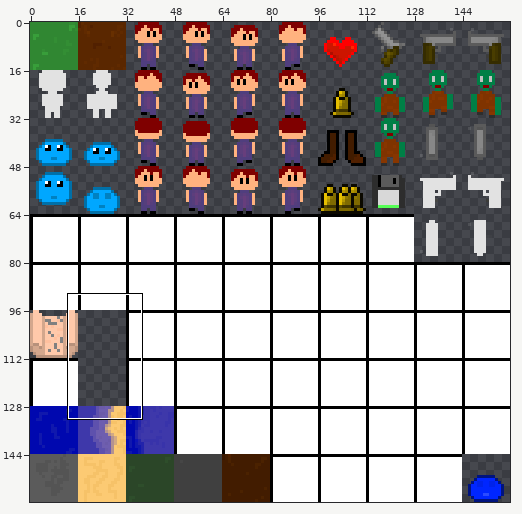
Edited in one commit: sprite sheet (out/production/Dont_Waste_Your_Ammo/spritesheet.png). Above: a wide view before the commit, with the close-up outlined.
Close-up. First the earlier version:
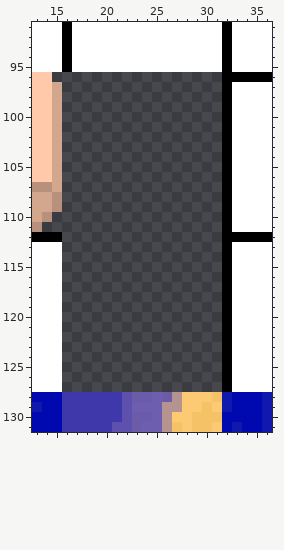
The file is 160x160 pixels. Pixels under 10% opacity are left out. Colours within 5 levels of each other are drawn and written as one. Shown: x 13..36, y 91..131. The commit also changed other parts of the picture, which this record leaves out.
After the commit:
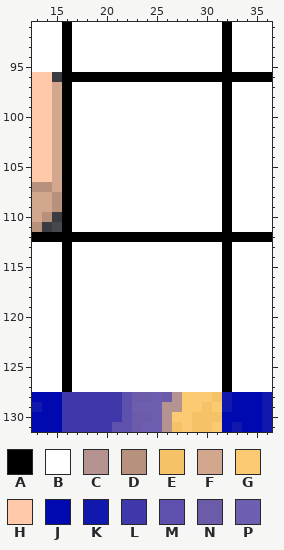
Palette (. is transparent): A #000000  B #ffffff  C #b49390  D #b7917b  E #f6c268  F #d3a78d  G #fcca73  H #ffc9aa  J #0008af  K #1018ad  L #3e38aa  M #5e51ad  N #6b5ba9  P #6e5eaf
From old to new:
@@ x 13..36 @@
  95 BBBABBBBBBBBBBBBBBBABBBB
- 96 HH.................AAAAA
- 97 HHF................ABBBB
- 98 HHF................ABBBB
- 99 HHF................ABBBB
-100 HHF................ABBBB
-101 HHF................ABBBB
-102 HHF................ABBBB
-103 HHF................ABBBB
-104 HHF................ABBBB
-105 HHF................ABBBB
-106 HHF................ABBBB
-107 DDF................ABBBB
-108 FFD................ABBBB
-109 FFD................ABBBB
-110 FD.................ABBBB
-111 D..................ABBBB
-112 AAA................AAAAA
-113 BBB................ABBBB
-114 BBB................ABBBB
-115 BBB................ABBBB
-116 BBB................ABBBB
-117 BBB................ABBBB
-118 BBB................ABBBB
-119 BBB................ABBBB
-120 BBB................ABBBB
-121 BBB................ABBBB
-122 BBB................ABBBB
-123 BBB................ABBBB
-124 BBB................ABBBB
-125 BBB................ABBBB
-126 BBB................ABBBB
-127 BBB................ABBBB
+ 96 HH.AAAAAAAAAAAAAAAAAAAAA
+ 97 HHFABBBBBBBBBBBBBBBABBBB
+ 98 HHFABBBBBBBBBBBBBBBABBBB
+ 99 HHFABBBBBBBBBBBBBBBABBBB
+100 HHFABBBBBBBBBBBBBBBABBBB
+101 HHFABBBBBBBBBBBBBBBABBBB
+102 HHFABBBBBBBBBBBBBBBABBBB
+103 HHFABBBBBBBBBBBBBBBABBBB
+104 HHFABBBBBBBBBBBBBBBABBBB
+105 HHFABBBBBBBBBBBBBBBABBBB
+106 HHFABBBBBBBBBBBBBBBABBBB
+107 DDFABBBBBBBBBBBBBBBABBBB
+108 FFDABBBBBBBBBBBBBBBABBBB
+109 FFDABBBBBBBBBBBBBBBABBBB
+110 FD.ABBBBBBBBBBBBBBBABBBB
+111 D..ABBBBBBBBBBBBBBBABBBB
+112 AAAAAAAAAAAAAAAAAAAAAAAA
+113 BBBABBBBBBBBBBBBBBBABBBB
+114 BBBABBBBBBBBBBBBBBBABBBB
+115 BBBABBBBBBBBBBBBBBBABBBB
+116 BBBABBBBBBBBBBBBBBBABBBB
+117 BBBABBBBBBBBBBBBBBBABBBB
+118 BBBABBBBBBBBBBBBBBBABBBB
+119 BBBABBBBBBBBBBBBBBBABBBB
+120 BBBABBBBBBBBBBBBBBBABBBB
+121 BBBABBBBBBBBBBBBBBBABBBB
+122 BBBABBBBBBBBBBBBBBBABBBB
+123 BBBABBBBBBBBBBBBBBBABBBB
+124 BBBABBBBBBBBBBBBBBBABBBB
+125 BBBABBBBBBBBBBBBBBBABBBB
+126 BBBABBBBBBBBBBBBBBBABBBB
+127 BBBABBBBBBBBBBBBBBBABBBB
 128 JJJLLLLLLMNNPNCGGGEKJJJK
Pixel boxes of the changes (left, top, right, bottom) in both close-ups:
added: (62, 72, 222, 392)
